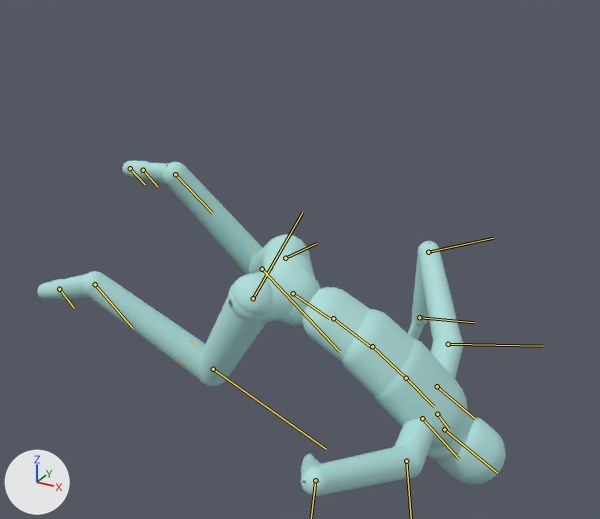
Two versions of the glTF model assets/samples/windmill_entry/windmill_entry_humanoid.glb, one commit apart.
Before and after are seen from a 50 mm camera at (1.029, -1.831, 1.491) aimed at (-0.018, 0.072, 0.54). The axes (+X, +Y, +Z) are drawn at lower left. The lights are the same throughout. The older version comes first. Both versions are drawn at frame 178 of the action 'windmill_entry'; the numbers are the values there. The bones that change, and the others that lie on the model, are drawn over the model as lines.

Names of what the first picture shows: 'bones', 'mannequin'.
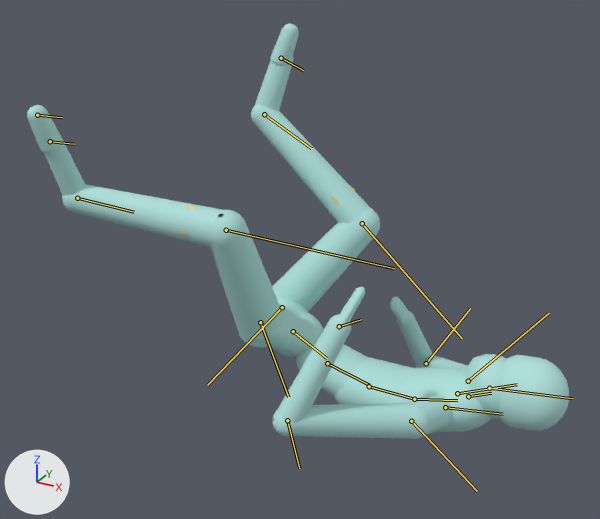
Changed parts and their boxes (x1, y1, x2, y2) in the pictures (600 x 519 px):
'mannequin', posed (16% wider, 24% taller)
    before: (37, 161, 506, 496)
    after: (27, 24, 569, 439)
'bones', posed (mostly hidden)
    before: (175, 245, 255, 365)
    after: (178, 183, 572, 399)
bone 'Hips', root to tip
    before: (293, 293) to (329, 318)
    after: (293, 331) to (327, 358)
bone 'Spine', root to tip
    before: (333, 318) to (371, 347)
    after: (327, 363) to (369, 385)
bone 'Spine1', root to tip
    before: (372, 346) to (406, 378)
    after: (369, 386) to (414, 399)
bone 'Spine2', root to tip
    before: (406, 378) to (434, 406)
    after: (414, 399) to (457, 400)
bone 'Head', root to tip
    before: (444, 429) to (497, 473)
    after: (489, 388) to (572, 398)
bone 'LeftShoulder', root to tip
    before: (437, 386) to (475, 418)
    after: (445, 407) to (503, 414)
bone 'LeftArm', root to tip
    before: (448, 344) to (543, 346)
    after: (411, 421) to (477, 491)
bone 'LeftForeArm', root to tip
    before: (428, 252) to (493, 238)
    after: (287, 420) to (299, 468)
bone 'LeftHand', root to tip
    before: (419, 317) to (474, 322)
    after: (339, 326) to (361, 319)
bone 'RightShoulder', root to tip
    before: (422, 418) to (459, 459)
    after: (457, 393) to (517, 384)
bone 'LeftUpLeg', root to tip
    before: (285, 258) to (316, 243)
    after: (260, 322) to (288, 397)
bone 'LeftLeg', root to tip
    before: (262, 269) to (339, 351)
    after: (226, 230) to (394, 268)
bone 'RightUpLeg', root to tip
    before: (253, 298) to (302, 212)
    after: (282, 307) to (207, 385)
bone 'RightLeg', root to tip
    before: (213, 369) to (326, 449)
    after: (362, 223) to (462, 338)
bone 'RightFoot', root to tip
    before: (95, 284) to (132, 328)
    after: (264, 114) to (311, 148)

The change in detail:
Bone 'Hips' (bone_hips) moves from (0.0, -0.461, 0.0) to (0.0, -0.582, 0.0).
Bone 'Hips' (bone_hips) turns from (32, 106, -88) to (10, -107, -130) degrees about its own x, y and z.
Bone 'Spine' (bone_spine) turns from (7, 0, -2) to (13, 1, -3) degrees about its own x, y and z.
Bone 'Spine1' (bone_spine1) turns from (8, 1, 0) to (14, 1, -3) degrees about its own x, y and z.
Bone 'Spine2' (bone_spine2) turns from (5, 1, -1) to (15, 2, -2) degrees about its own x, y and z.
Bone 'Head' (bone_head) turns from (-18, -17, 3) to (-17, -13, 3) degrees about its own x, y and z.
Bone 'LeftShoulder' (bone_leftshoulder) turns from (0, -6, -7) to (1, -8, -14) degrees about its own x, y and z.
Bone 'LeftArm' (bone_leftarm) turns from (-23, -3, -27) to (-17, -6, -30) degrees about its own x, y and z.
Bone 'LeftForeArm' (bone_leftforearm) turns from (2, -120, -17) to (-12, -110, -1) degrees about its own x, y and z.
Bone 'LeftHand' (bone_lefthand) turns from (-2, -6, -20) to (-7, -7, -16) degrees about its own x, y and z.
Bone 'RightShoulder' (bone_rightshoulder) turns from (1, -8, 3) to (9, -4, 4) degrees about its own x, y and z.
Bone 'RightArm' (bone_rightarm) turns from (17, 3, 39) to (24, 4, 35) degrees about its own x, y and z.
Bone 'RightForeArm' (bone_rightforearm) turns from (-8, 130, 3) to (-14, 125, -1) degrees about its own x, y and z.
Bone 'LeftUpLeg' (bone_leftupleg) turns from (-76, 28, 5) to (-50, 33, 16) degrees about its own x, y and z.
Bone 'LeftLeg' (bone_leftleg) turns from (109, 2, -12) to (81, -2, -10) degrees about its own x, y and z.
Bone 'RightUpLeg' (bone_rightupleg) turns from (-89, -6, -6) to (-97, -4, -2) degrees about its own x, y and z.
Bone 'RightLeg' (bone_rightleg) turns from (99, 0, 4) to (86, 0, 3) degrees about its own x, y and z.
Bone 'RightFoot' (bone_rightfoot) turns from (14, 1, 8) to (11, 1, 8) degrees about its own x, y and z.
